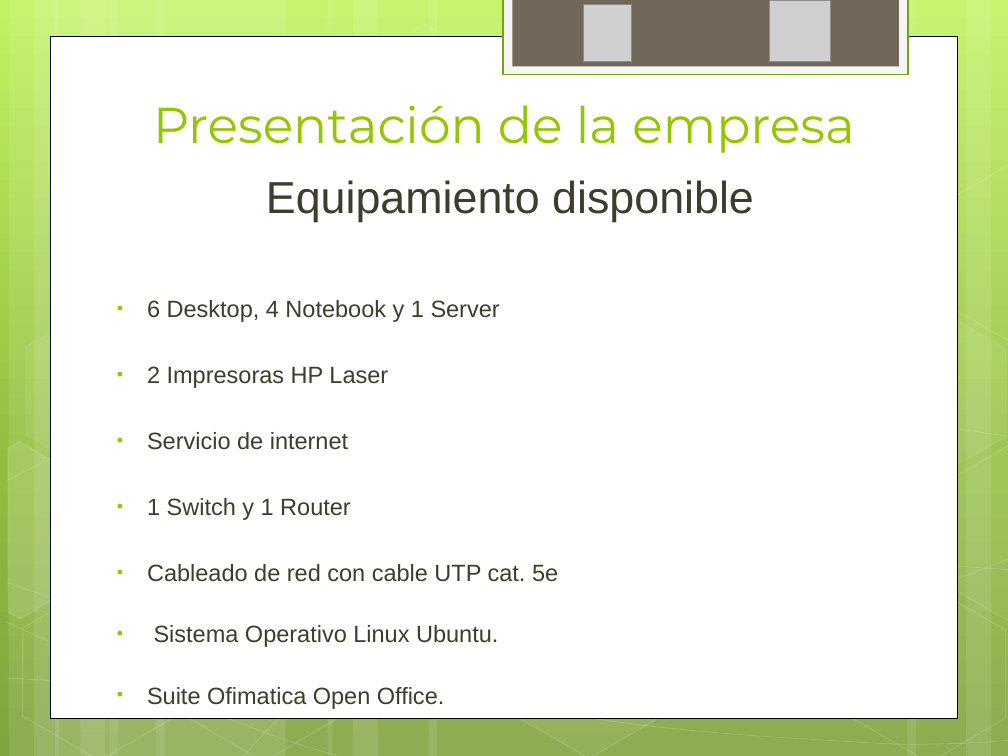
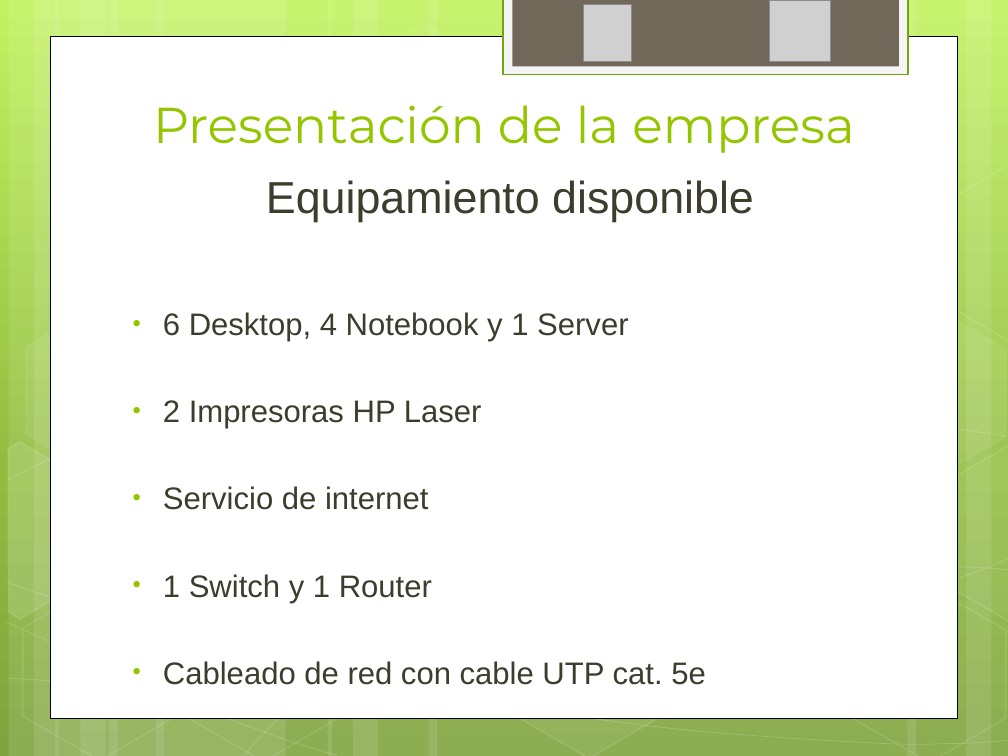
Before and after one commit to ptissera/habilitacion-profesional-2012-4k4, a slide deck: slide 8 of Documentacion/Informe Preliminar/Presentacion Informe Preliminar.pptx. Drawn at 1008x756 pixels with LibreOffice and Linux fonts; fonts in the diff are those of the drawing; grey boxes stand for pictures. Boxes give left, top, right and bottom in pixels: in the first picture for what was removed or moved away, otherwise in the second. Text is boxed around its words. In the diff, an @@ line names an element or a change of style, - is before the commit and + after.

```diff
--- a/Documentacion/Informe Preliminar/Presentacion Informe Preliminar.pptx
+++ b/Documentacion/Informe Preliminar/Presentacion Informe Preliminar.pptx
@@ text "6 Desktop, 4 Notebook y ...": place and size @@
-text "6 Desktop, 4 Notebook y ..." at <box>147,300,558,709</box>
+text "6 Desktop, 4 Notebook y ..." at <box>163,312,706,685</box>
@@ text "6 Desktop, 4 Notebook y ..." at <box>163,312,706,685</box>: size 16.8 to 22.2 pt; more space between paragraphs @@
@@ text at <box>147,625,498,709</box>: paragraphs removed @@
-• Sistema Operativo Linux Ubuntu.
-• Suite Ofimatica Open Office.
```
Also in this commit, not shown: 6 other slides changed, 3 slides added, 2 slides removed.
